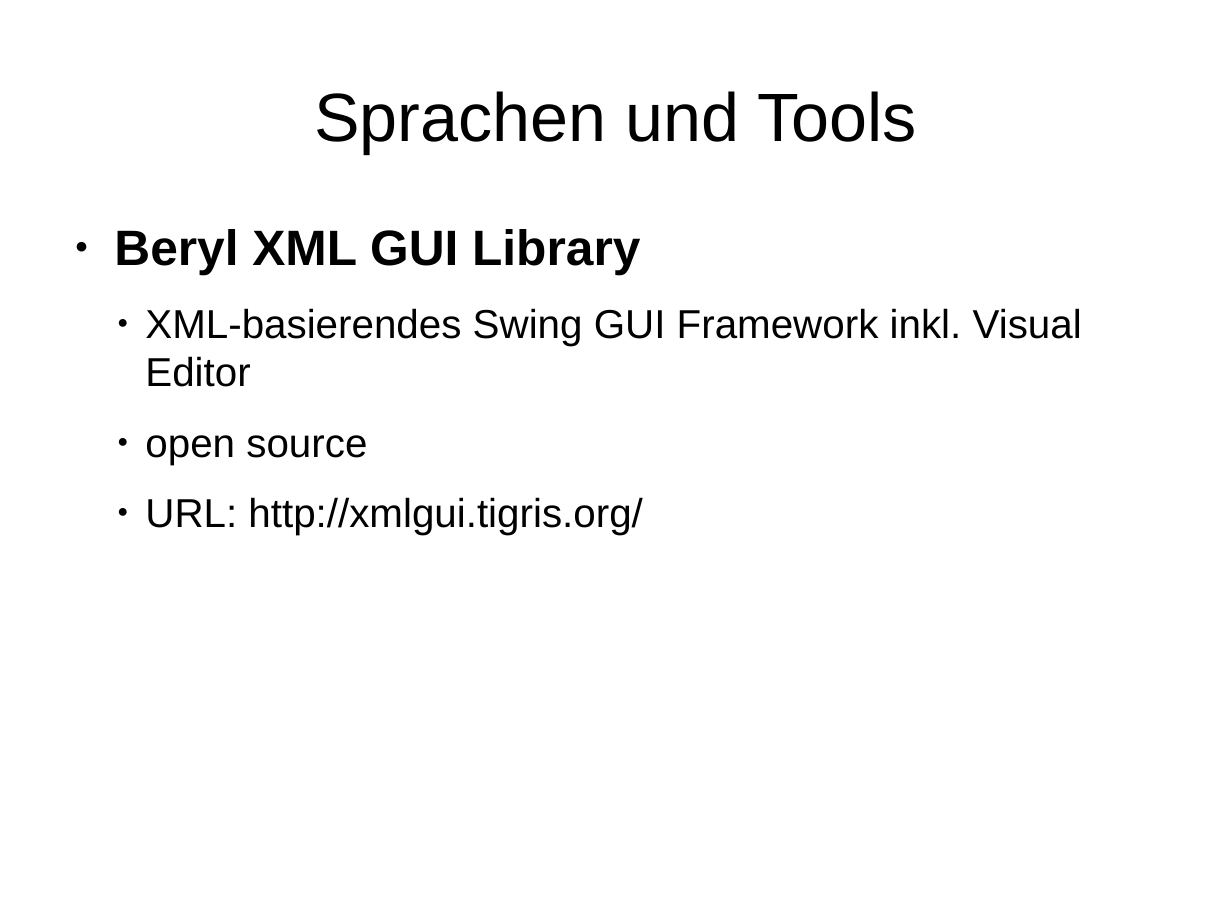
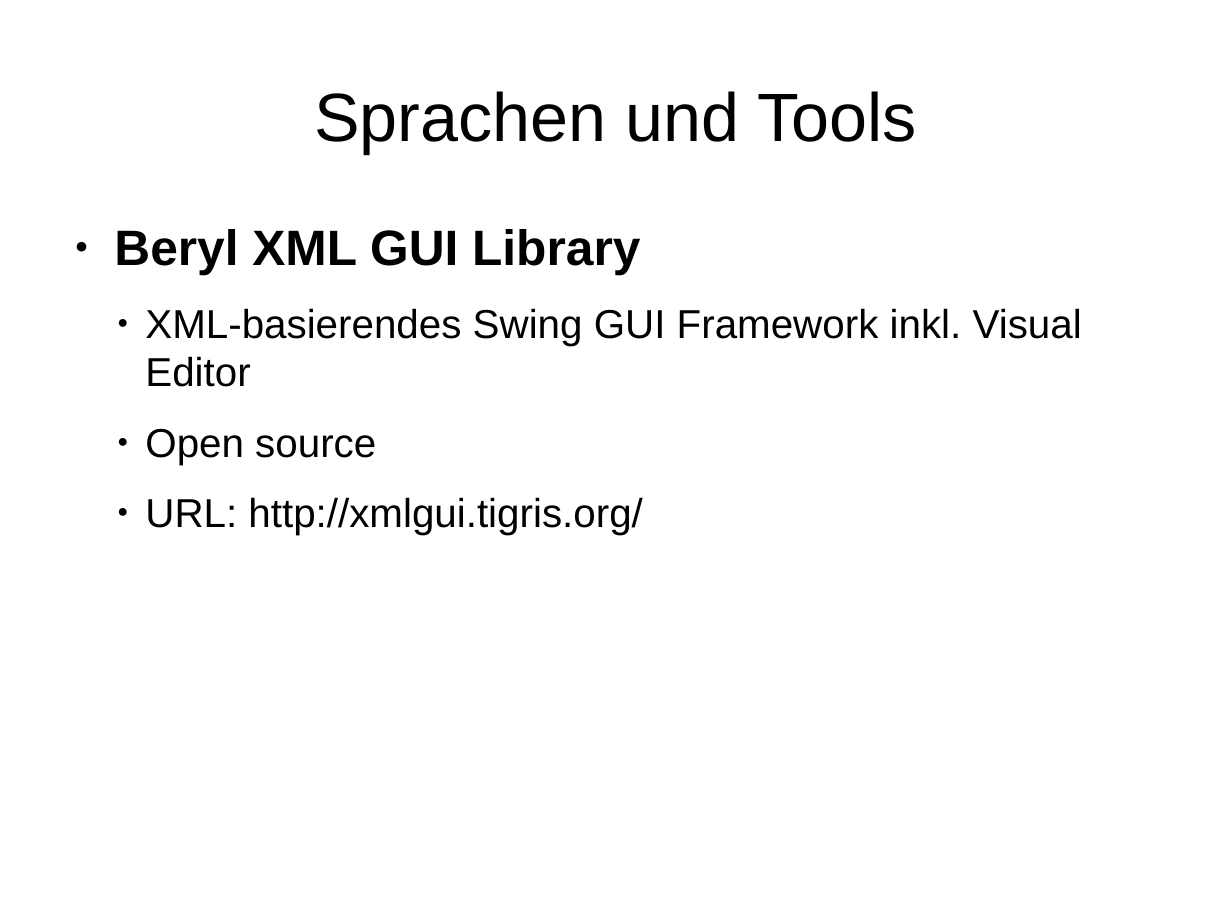
Before and after one commit to hheimbuerger/yaxgl, a slide deck: slide 10 of documents/Praesentationen/Praesentation XML-GUI.odp. Drawn at 1232x924 pixels with LibreOffice and Linux fonts; fonts in the diff are those of the drawing; background and template pictures are left out. Boxes give left, top, right and bottom in pixels: in the first picture for what was removed or moved away, otherwise in the second. Text is boxed around its words. In the diff, an @@ line names an element or a change of style, - is before the commit and + after.

```diff
--- a/documents/Praesentationen/Praesentation XML-GUI.odp
+++ b/documents/Praesentationen/Praesentation XML-GUI.odp
@@ text at (145, 429, 376, 464): text changed @@
-● open source
+● Open source
```
Also in this commit, not shown: 5 other slides changed, 2 slides added, 1 slide removed.
